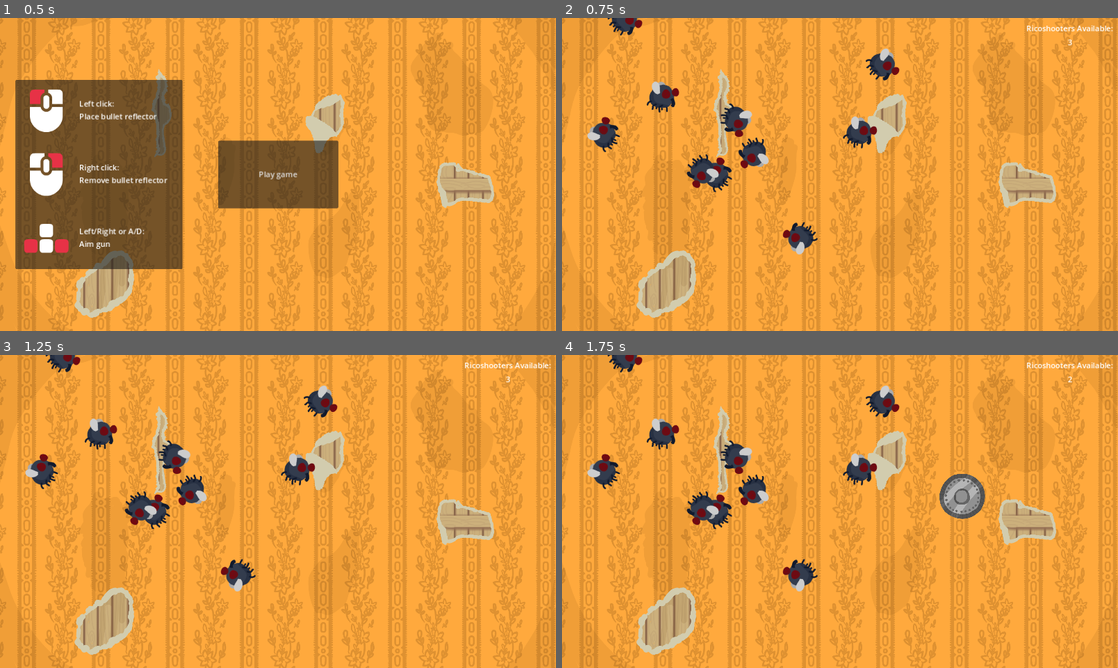
Above: before the commit, frames 1-4 (two rows, left to right).
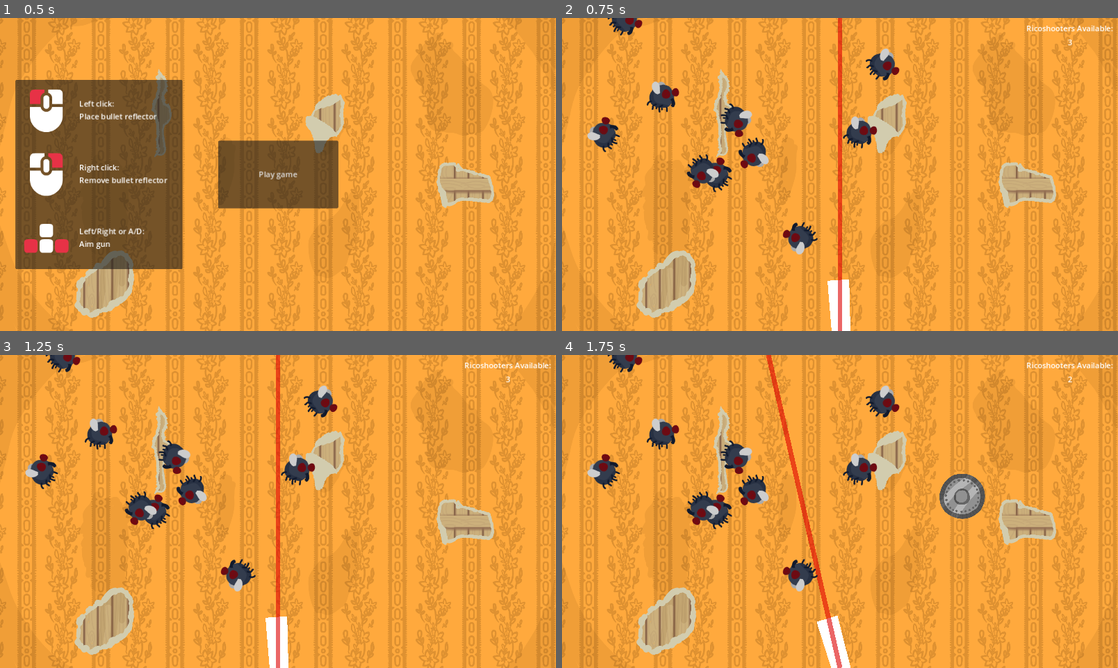
Above: after the commit, the same moments.

Repository: charlottebecconsall/fly-on-the-wall
Game: Godot game, scene res://menu.tscn
Same seed, same stepped clock (60 frames per second), same inputs: the game is played once before the commit and once after it.
Inputs (mouse positions are in pixels of both pictures, inside the frame that each line leads up to):
- Up to frame 1 (0.5 s): no input
- Up to frame 2 (0.75 s): click "Play game" at 0.5 s
- Up to frame 3 (1.25 s): no input
- Up to frame 4 (1.75 s): tap Enter at 1.25 s; move the mouse to (962, 495) at 1.27 s; hold A (aim_left, bound only after the commit) from 1.28 s (still down); click (962, 495) at 1.35 s

Frame 1 is identical in both runs. In frame 2, 1.2% of the frame differs, in the area x 47-52%, y 0-100%; in frame 3, 1.2%; in frame 4, 1.3%, in the area x 36-52%, y 0-100%.

Commit message:
Add gun with preview line

Diff:
--- a/fly.tscn
+++ b/fly.tscn
@@ -22,6 +22,5 @@
 [node name="WingBuzzTimer" type="Timer" parent="."]
 one_shot = true
 
+[connection signal="area_entered" from="Area2D" to="." method="_on_fly_entered"]
 [connection signal="timeout" from="WingBuzzTimer" to="." method="buzz_wings"]
-
-[connection signal="area_entered" from="Area2D" to="." method="_on_fly_entered"]
--- /dev/null
+++ b/gun.gd
@@ -0,0 +1,36 @@
+extends Node2D
+
+@onready var preview_ray: RayCast2D = $PreviewRay
+@onready var preview_line: Line2D = $PreviewLine
+
+# Called when the node enters the scene tree for the first time.
+func _ready() -> void:
+	pass
+
+
+# Called every frame. 'delta' is the elapsed time since the previous frame.
+func _process(delta: float) -> void:
+	if Input.is_action_pressed("aim_left"):
+		rotate(delta * -0.5)
+	if Input.is_action_pressed("aim_right"):
+		rotate(delta * 0.5)
+	update_preview_line()
+
+func update_preview_line():
+	preview_ray.transform = Transform2D.IDENTITY
+
+	preview_line.clear_points()
+	preview_line.add_point(Vector2(0,0))
+
+	for i in 100:
+		preview_ray.force_raycast_update()
+		if preview_ray.is_colliding():
+			var point = preview_ray.get_collision_point()
+			var norm = preview_ray.get_collision_normal()
+			preview_line.add_point(to_local(point))
+			var new_dir = preview_ray.global_transform.x.reflect(norm.orthogonal())
+			preview_ray.global_position = point + new_dir*8
+			preview_ray.global_rotation = new_dir.angle()
+		else:
+			preview_line.add_point(to_local(preview_ray.to_global(preview_ray.target_position)))
+			break
--- a/main_game.tscn
+++ b/main_game.tscn
@@ -1,7 +1,8 @@
-[gd_scene load_steps=3 format=3 uid="uid://c82vnjvdrx6x4"]
+[gd_scene load_steps=4 format=3 uid="uid://c82vnjvdrx6x4"]
 
 [ext_resource type="Script" path="res://main_game.gd" id="1_b0obm"]
 [ext_resource type="Texture2D" uid="uid://dcph6fxd21w4n" path="res://assets/art/Wallpaper.png" id="2_4h7wb"]
+[ext_resource type="Script" path="res://gun.gd" id="3_x7cka"]
 
 [node name="MainGame" type="Node2D"]
 script = ExtResource("1_b0obm")
@@ -34,3 +35,21 @@
 offset_bottom = 62.0
 text = "0"
 horizontal_alignment = 1
+
+[node name="Gun" type="Node2D" parent="."]
+position = Vector2(576, 648)
+rotation = -1.5708
+script = ExtResource("3_x7cka")
+
+[node name="Polygon2D" type="Polygon2D" parent="Gun"]
+polygon = PackedVector2Array(-17, -16, -15, 22, 107, 19, 104, -26)
+
+[node name="PreviewRay" type="RayCast2D" parent="Gun"]
+enabled = false
+target_position = Vector2(1000, 0)
+collision_mask = 2
+collide_with_areas = true
+collide_with_bodies = false
+
+[node name="PreviewLine" type="Line2D" parent="Gun"]
+default_color = Color(0.866667, 0, 0, 0.6)
--- a/project.godot
+++ b/project.godot
@@ -35,3 +35,15 @@
 "events": [Object(InputEventMouseButton,"resource_local_to_scene":false,"resource_name":"","device":-1,"window_id":0,"a …(253 unchanged characters)…
 ]
 }
+aim_left={
+"deadzone": 0.5,
+"events": [Object(InputEventKey,"resource_local_to_scene":false,"resource_name":"","device":-1,"window_id":0,"alt_pressed":false,"shift_pressed":false,"ctrl_pressed":false,"meta_pressed":false,"pressed":false,"keycode":0,"physical_keycode":65,"key_label":0,"unicode":97,"location":0,"echo":false,"script":null)
+, Object(InputEventKey,"resource_local_to_scene":false,"resource_name":"","device":-1,"window_id":0,"alt_pressed":false,"shift_pressed":false,"ctrl_pressed":false,"meta_pressed":false,"pressed":false,"keycode":0,"physical_keycode":4194319,"key_label":0,"unicode":0,"location":0,"echo":false,"script":null)
+]
+}
+aim_right={
+"deadzone": 0.5,
+"events": [Object(InputEventKey,"resource_local_to_scene":false,"resource_name":"","device":-1,"window_id":0,"alt_pressed":false,"shift_pressed":false,"ctrl_pressed":false,"meta_pressed":false,"pressed":false,"keycode":0,"physical_keycode":68,"key_label":0,"unicode":100,"location":0,"echo":false,"script":null)
+, Object(InputEventKey,"resource_local_to_scene":false,"resource_name":"","device":-1,"window_id":0,"alt_pressed":false,"shift_pressed":false,"ctrl_pressed":false,"meta_pressed":false,"pressed":false,"keycode":0,"physical_keycode":4194321,"key_label":0,"unicode":0,"location":0,"echo":false,"script":null)
+]
+}
--- a/ricoshooters.tscn
+++ b/ricoshooters.tscn
@@ -4,18 +4,19 @@
 [ext_resource type="Texture2D" uid="uid://dieeq7d6wxc6k" path="res://assets/art/bullet_richoshooter.png" id="2_q5j8u"]
 
 [sub_resource type="CircleShape2D" id="CircleShape2D_mn1kr"]
-radius = 43.0
+radius = 48.0
 
 [node name="Ricoshooters" type="Node2D"]
 script = ExtResource("1_srr3p")
 
+[node name="Ricoshooter" type="Sprite2D" parent="."]
+scale = Vector2(0.356877, 0.356877)
+texture = ExtResource("2_q5j8u")
+
 [node name="Area2D" type="Area2D" parent="." groups=["Ricoshooters"]]
+collision_layer = 3
 
 [node name="CollisionShape2D" type="CollisionShape2D" parent="Area2D"]
 shape = SubResource("CircleShape2D_mn1kr")
 
-[node name="Ricoshooter" type="Sprite2D" parent="Area2D"]
-scale = Vector2(0.356877, 0.356877)
-texture = ExtResource("2_q5j8u")
-
 [connection signal="input_event" from="Area2D" to="." method="_on_area_2d_input_event"]
